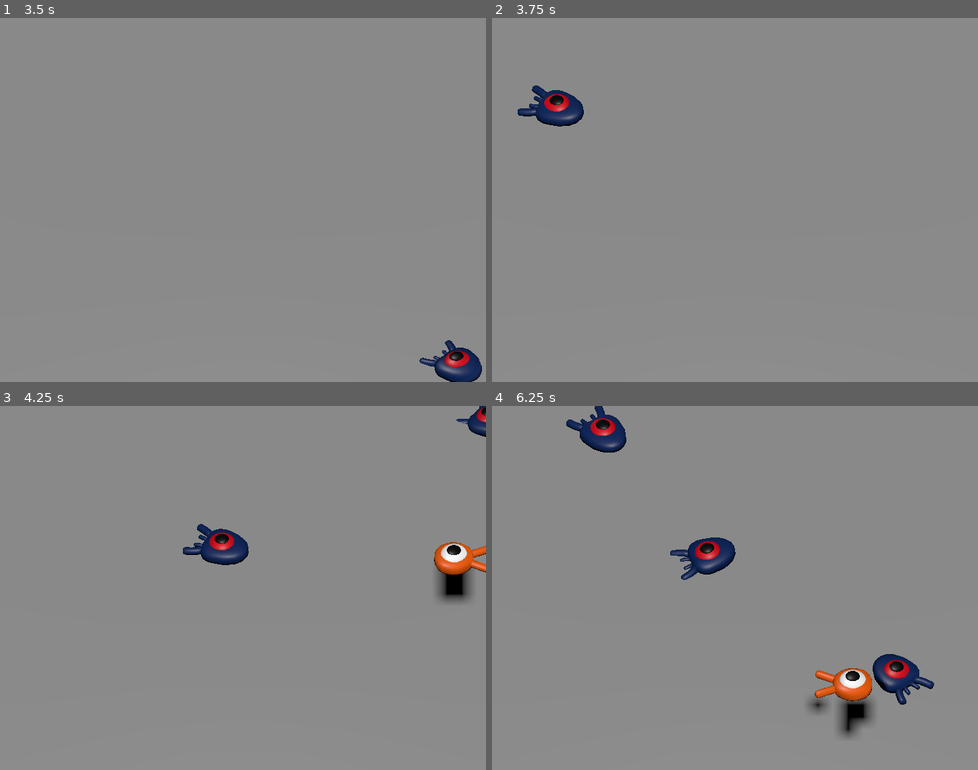
Above: before the commit, frames 1-4 (two rows, left to right).
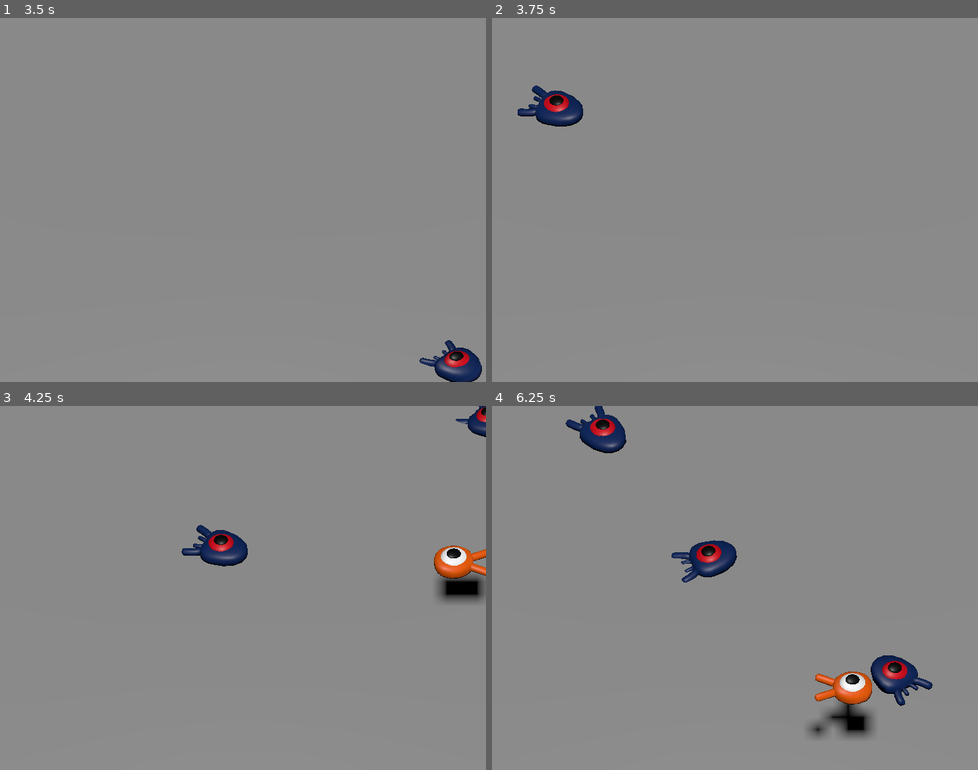
Above: after the commit, the same moments.

Repository: Koccov/squash-the-creeps
Game: Godot game, scene res://main.tscn
Same seed, same stepped clock (60 frames per second), same inputs: the game is played once before the commit and once after it.
Inputs:
- Up to frame 1 (3.5 s): tap Enter at 0.5 s; hold Right (move_right) 0.53-1.28 s; tap Space (jump) at 0.77, 1.52, 3.02 s; hold Down (move_backward) 1.28-2.03 s; hold Right (move_right) 2.03-2.78 s; hold Up (move_forward) from 2.78 s (still down)
- Up to frame 2 (3.75 s): release Up (move_forward) at 3.53 s; hold Left (move_left) from 3.53 s (still down)
- Up to frame 3 (4.25 s): keep holding Left (move_left); tap Space (jump) at 3.77 s
- Up to frame 4 (6.25 s): tap Space (jump) at 4.52, 6.02 s; release Left (move_left) at 5.03 s; hold Down (move_backward) 5.03-5.78 s; hold Right (move_right) from 5.78 s (still down)

Frame 1 is identical in both runs. In frame 2, less than 0.1% of the frame differs, in the area x 5-19%, y 18-30%; in frame 3, 1.2%; in frame 4, 2.5%, in the area x 15-91%, y 0-92%.

Commit message:
adjust Mob's CollisionShape

Diff:
--- a/mob.tscn
+++ b/mob.tscn
@@ -4,7 +4,7 @@
 [ext_resource type="PackedScene" uid="uid://dddupswd1b7ui" path="res://art/mob.glb" id="1_pe6xg"]
 
 [sub_resource type="BoxShape3D" id="BoxShape3D_4i705"]
-size = Vector3(1.60476, 0.839388, 1.89726)
+size = Vector3(2, 0.839388, 2.11061)
 
 [node name="Mob" type="CharacterBody3D" groups=["mob"]]
 transform = Transform3D(1, 0, 0, 0, 1, 0, 0, 0, 1, 0, 0.3, 0)
